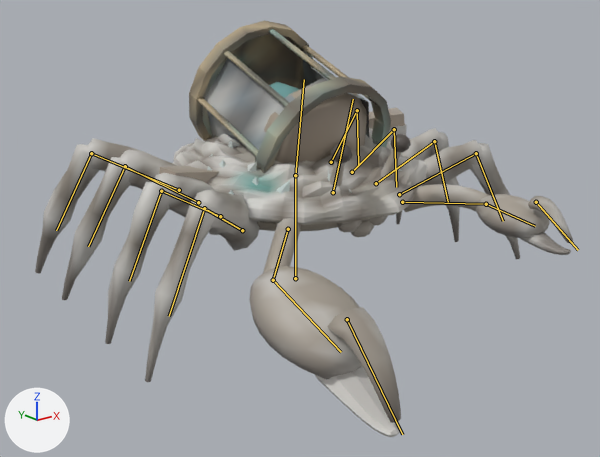
The glTF model assets/creatures/wreck_crab/wreck_crab.glb: old version first, new version second.
Both versions are drawn from a 50 mm lens placed at (-1.83, -2.31, 1.12), pointed at (-0.15, -0.21, 0.28). Lighting does not change. The marker at lower left points along +X, +Y and +Z. The picture after the commit comes second. Both versions are drawn at frame 12 of the action 'attack'; the numbers are the values there. The bones that change, and the others that lie on the model, are drawn over the model as lines.

Names of what the first picture shows: 'wreck_crab'.
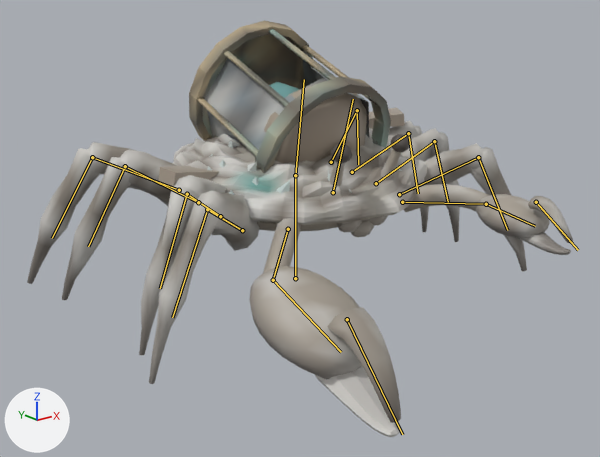
What differs and where, as boxes (x1, y1, x2, y2) in the pictures (600 x 457 px):
'wreck_crab', posed: before (35, 21, 573, 437); after (27, 21, 573, 437)
bone 'leg_l0_a', root to tip: before (399, 194) to (476, 153); after (399, 194) to (478, 157)
bone 'leg_l0_b', root to tip: before (476, 153) to (503, 221); after (478, 157) to (507, 230)
bone 'leg_l2_a', root to tip: before (352, 172) to (394, 129); after (352, 172) to (408, 133)
bone 'leg_r0_a', root to tip: before (242, 230) to (204, 208); after (242, 230) to (207, 209)
bone 'leg_r0_b', root to tip: before (204, 208) to (169, 316); after (207, 209) to (172, 317)
bone 'leg_r1_a', root to tip: before (220, 216) to (161, 191); after (220, 216) to (187, 194)
bone 'leg_r1_b', root to tip: before (161, 191) to (129, 281); after (187, 194) to (160, 288)
bone 'leg_r3_a', root to tip: before (179, 190) to (91, 153); after (179, 190) to (92, 157)
bone 'leg_r3_b', root to tip: before (91, 153) to (56, 230); after (92, 157) to (52, 238)

What the commit changed:
Bone 'leg_l0_a' (bone_leg_l0_a) turns from (6, 3, 3) to (22, 2, -6) degrees about its own x, y and z.
Bone 'leg_l0_b' (bone_leg_l0_b) turns from (0, 0, 0) to (-2, -1, 6) degrees about its own x, y and z.
Bone 'leg_l2_a' (bone_leg_l2_a) turns from (-2, 0, -1) to (6, -8, -16) degrees about its own x, y and z.
Bone 'leg_r0_a' (bone_leg_r0_a) turns from (6, -3, -3) to (7, -2, -2) degrees about its own x, y and z.
Bone 'leg_r0_b' (bone_leg_r0_b) turns from (0, 0, 0) to (0, 0, 1) degrees about its own x, y and z.
Bone 'leg_r1_a' (bone_leg_r1_a) turns from (2, 0, -1) to (16, 6, 13) degrees about its own x, y and z.
Bone 'leg_r1_b' (bone_leg_r1_b) turns from (0, 0, 0) to (-1, 0, -2) degrees about its own x, y and z.
Bone 'leg_r3_a' (bone_leg_r3_a) turns from (-2, -1, 1) to (1, 4, 10) degrees about its own x, y and z.
Bone 'leg_r3_b' (bone_leg_r3_b) turns from (0, 0, 0) to (1, 0, 2) degrees about its own x, y and z.
